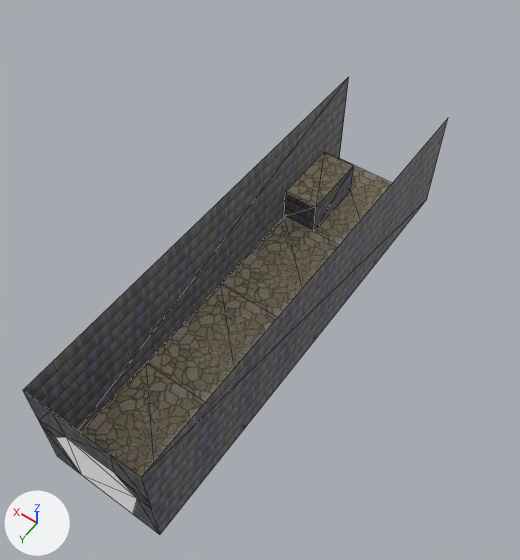
The glTF model assets/3dmodels/scene_0.glb, before and after one commit.
One viewpoint serves both versions: a 50 mm camera at (-12.3, 14.9, 30.4) aimed at (0.7, -3.4, 1.7). The axes (+X, +Y, +Z) are drawn at lower left. The lights are the same throughout. Mesh edges are drawn as thin lines. Vertices at the same position are counted once.

The first picture shows 'scene_0_floor_mesh', 'scene_0_invisible_mesh', 'scene_0_wall_mesh'.
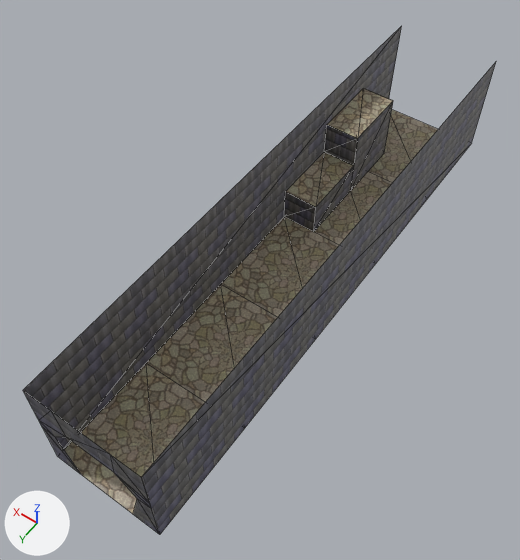
Commit message: sirve caida maquina estados pero ahora se rompio el floor

Location of each change, (x1, y1, x2, y2) in pixels of the pictures (520 x 560 px; the box of a moved part takes in the faces that stretch with it):
'scene_0_wall_mesh', reshaped (11% wider, 11% taller)
    before: (23, 77, 448, 535)
    after: (23, 26, 496, 535)
'scene_0_floor_mesh', reshaped
    before: (80, 152, 392, 477)
    after: (64, 88, 438, 514)
'scene_0_invisible_mesh', deleted
    before: (55, 437, 137, 514)
part 1 of me_scene_0_floor_mesh, added (brown)
    after: (327, 88, 393, 138)
part 2 of me_scene_0_floor_mesh, added (brown)
    after: (368, 110, 438, 183)
part 3 of me_scene_0_wall_vertex, built on
    after: (324, 94, 393, 190)
part 4 of me_scene_0_wall_vertex, moved or reshaped
    before: (141, 118, 448, 534)
    after: (141, 62, 496, 534)
part 5 of me_scene_0_wall_vertex, surface changed
    both: (54, 77, 349, 432)

The change, as a diff of the scene's bpy script:
```diff
--- a/assets/3dmodels/scene_0.glb.py
+++ b/assets/3dmodels/scene_0.glb.py
@@ me_scene_0_floor_mesh @@
 # used by ob_scene_0_floor_mesh; location = (0.0, 0.0, 0.0)
 # verts and faces of me_scene_0_floor_mesh; kept vertices keep their numbers, new ones are numbered from 14
 # before: 8 (-3.0, -15.0, 0.0) at pixel (426, 199), 9 (3.0, -15.0, 0.0) at pixel (339, 158)
-me_scene_0_floor_mesh.from_pydata(...)  # 14 vertices, 10 faces; spans x -3.0..3.0, y -15.0..9.0, z 0.0..2.0
+me_scene_0_floor_mesh.from_pydata(...)  # 20 vertices, 14 faces; spans x -3.0..3.0, y -21.0..9.0, z 0.0..4.0
+# me_scene_0_floor_mesh part 1: the loose piece of 4 vertices spanning x 1.0..3.0, y -13.0..-9.0, z 2.0 is copied, and the copy is moved by (0.0, -4.0, 2.0); it spans x 1.0..3.0, y -17.0..-13.0, z 4.0
+# me_scene_0_floor_mesh part 2
+verts[14] = (-3.0, -21.0, 0.0)  # pixel (471, 143)
+verts[15] = (3.0, -21.0, 0.0)
+faces += [(8, 14, 15), (8, 15, 9)]
 me_scene_0_floor_mesh.materials.append(mat_material)
@@ me_scene_0_wall_vertex @@
 # used by ob_scene_0_wall_mesh; location = (0.0, 0.0, 0.0)
 # verts and faces of me_scene_0_wall_vertex; kept vertices keep their numbers, new ones are numbered from 32
 # before: 1 (3.0, -15.0, 0.0) at pixel (339, 158), 3 (3.0, -15.0, 6.0) at pixel (348, 76), 27 (1.0, -13.0, 0.0) at pixel (350, 190), 28 (3.0, -13.0, 0.0), 29 (1.0, -13.0, 2.0) at pixel (353, 165)
 # before: 30 (3.0, -13.0, 2.0) at pixel (324, 151)
 # before: 4 (-3.0, -15.0, 0.0) at pixel (426, 199), 6 (-3.0, -15.0, 6.0) at pixel (448, 117)
-me_scene_0_wall_vertex.from_pydata(...)  # 32 vertices, 24 faces; spans x -3.0..3.0, y -15.0..9.0, z 0.0..6.0
+me_scene_0_wall_vertex.from_pydata(...)  # 38 vertices, 28 faces; spans x -3.0..3.0, y -21.0..9.0, z 0.0..6.0
+# me_scene_0_wall_vertex part 3
+delete_vertices([28])  # with the faces that use them
+delete_faces([(27, 30, 29)])
+verts[1] = (3.0, -21.0, 0.0)  # moved
+verts[3] = (3.0, -21.0, 6.0)  # moved, pixel (401, 25)
+verts[32] = (1.0, -13.0, 4.0)  # pixel (357, 138)
+verts[33] = (1.0, -17.0, 0.0)  # pixel (384, 153)
+verts[34] = (1.0, -17.0, 4.0)  # pixel (393, 100)
+for new, old in zip([35, 36, 37], [32, 33, 34]): verts[new] = verts[old] + (2.0, 0.0, 0.0)
+verts[38] = (1.0, -13.0, 2.0)  # pixel (353, 165)
+faces += [(27, 34, 32), (27, 33, 34), (33, 37, 34), (33, 36, 37), (30, 32, 35), (30, 38, 32)]
+# me_scene_0_wall_vertex part 4
+verts[4] = (-3.0, -21.0, 0.0)  # moved, pixel (471, 143)
+verts[6] = (-3.0, -21.0, 6.0)  # moved, pixel (496, 61)
+# me_scene_0_wall_vertex part 5: 4 kept faces spanning x -3.0..3.0, y -21.0..9.0, z 0.0..6.0 get new texture (UV) coordinates
 me_scene_0_wall_vertex.materials.append(mat_material_001)
@@ ob_scene_0_invisible_mesh @@
-ob_scene_0_invisible_mesh = bpy.data.objects.new('scene_0_invisible_mesh', me_scene_0_wall_vertex_001)
-ob_scene_0_invisible_mesh.location = (0.0, 0.0, 0.0)
```
